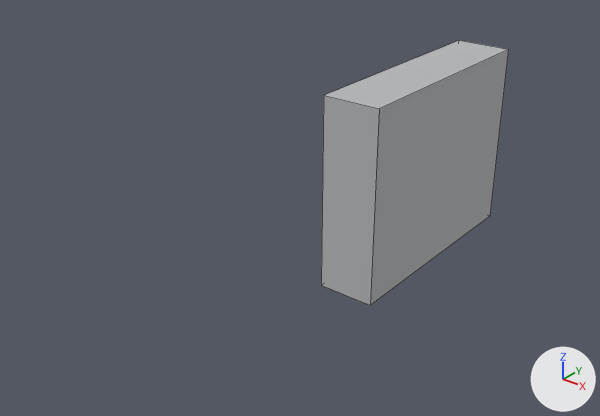
What one commit did to the OBJ model assets/models/equipment/cobretty_er5_reactor/LOD2/er5_inverter.obj.
Both versions are drawn from a camera (50 mm lens) standing at (4.36, -3.52, 1.68) and looking at (1.88, -0.43, -0.23). Lighting does not change. The marker at lower right points along +X, +Y and +Z. The first picture is the older version. Mesh edges are drawn as thin lines. Where no turn or scale is listed for an object, it has been applied to the vertices. Vertices at exactly the same position are counted once.

In view in the first picture: 'er5_inverter'.
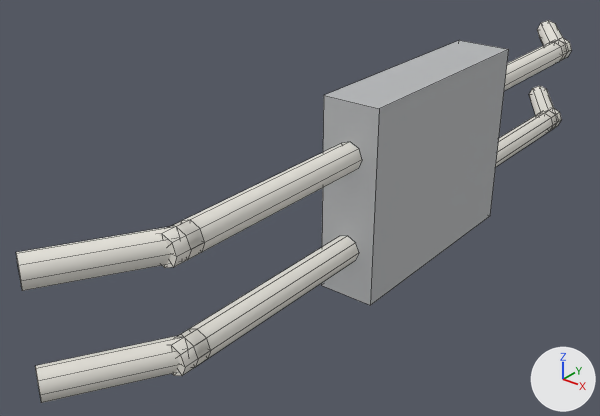
Boxes (x1, y1, x2, y2) around the edits, measured in the pictures (600 x 416 px):
```json
{"object": "er5_inverter", "change": "reshaped", "before": [321, 40, 509, 305], "after": [16, 20, 572, 403], "on screen": "195% wider, 44% taller"}
{"part": 1, "of": "me_er5_inverter", "change": "added", "after": [539, 108, 562, 131]}
{"part": 2, "of": "me_er5_inverter", "change": "added", "after": [548, 38, 572, 60]}
{"part": 3, "of": "me_er5_inverter", "change": "added", "after": [168, 329, 211, 376]}
{"part": 4, "of": "me_er5_inverter", "change": "added", "after": [159, 220, 205, 268]}
{"part": 5, "of": "me_er5_inverter", "change": "added", "after": [496, 86, 556, 167]}
{"part": 6, "of": "me_er5_inverter", "change": "added", "after": [504, 20, 567, 91]}
{"part": 7, "of": "me_er5_inverter", "change": "added", "after": [35, 236, 358, 403]}
{"part": 8, "of": "me_er5_inverter", "change": "added", "after": [16, 142, 362, 291]}
```

Edits to the scene script, one JSON object a line:
```json
{"op": "add", "block": "mat_eq_insulator", "code": ["mat_eq_insulator = principled_material('eq_insulator')", "mat_eq_insulator.base_color = (0.8, 0.78, 0.72)  # white #e7e5dd", "mat_eq_insulator.roughness = 0.859"]}
{"block": "me_er5_inverter", "where": "# used by ob_er5_inverter; location = (0.0, 0.0, 0.0)"}
{"op": "remove", "block": "me_er5_inverter", "code": "me_er5_inverter.from_pydata(...)  # 8 vertices, 6 faces; spans x 2.18..2.48, y -0.625..0.625, z -0.5..0.5"}
{"op": "add", "block": "me_er5_inverter", "code": "me_er5_inverter.from_pydata(...)  # 212 vertices, 294 faces; spans x 1.99..2.48, y -2.215..2.215, z -0.5..0.5"}
{"block": "me_er5_inverter", "change": "me_er5_inverter part 1: a new loose piece, an 8-sided cylinder along y spanning x 2.26..2.4, y 1.63..1.77, z -0.31..-0.17, in mat_eq_insulator (white #e7e5dd)"}
{"block": "me_er5_inverter", "change": "me_er5_inverter part 2: a new loose piece, an 8-sided cylinder along y spanning x 2.26..2.4, y 1.63..1.77, z 0.17..0.31, in mat_eq_insulator (white #e7e5dd)"}
{"block": "me_er5_inverter", "change": "me_er5_inverter part 3: a new loose piece, an 8-sided cylinder along y spanning x 2.26..2.4, y -1.77..-1.63, z -0.31..-0.17, in mat_eq_insulator (white #e7e5dd)"}
{"block": "me_er5_inverter", "change": "me_er5_inverter part 4: a new loose piece, an 8-sided cylinder along y spanning x 2.26..2.4, y -1.77..-1.63, z 0.17..0.31, in mat_eq_insulator (white #e7e5dd)"}
{"block": "me_er5_inverter", "change": "me_er5_inverter part 5: a new loose piece of 33 vertices spanning x 1.99..2.4, y 0.62..2.215, z -0.31..-0.17, in mat_eq_insulator (white #e7e5dd)"}
{"block": "me_er5_inverter", "change": "me_er5_inverter part 6: a new loose piece of 33 vertices spanning x 1.99..2.4, y 0.62..2.215, z 0.17..0.31, in mat_eq_insulator (white #e7e5dd)"}
{"block": "me_er5_inverter", "change": "me_er5_inverter part 7: a new loose piece of 33 vertices spanning x 1.99..2.4, y -2.215..-0.62, z -0.31..-0.17, in mat_eq_insulator (white #e7e5dd)"}
{"block": "me_er5_inverter", "change": "me_er5_inverter part 8: a new loose piece of 33 vertices spanning x 1.99..2.4, y -2.215..-0.62, z 0.17..0.31, in mat_eq_insulator (white #e7e5dd)"}
{"op": "add", "block": "me_er5_inverter", "code": "me_er5_inverter.materials.append(mat_eq_insulator)  # white #e7e5dd"}
```
